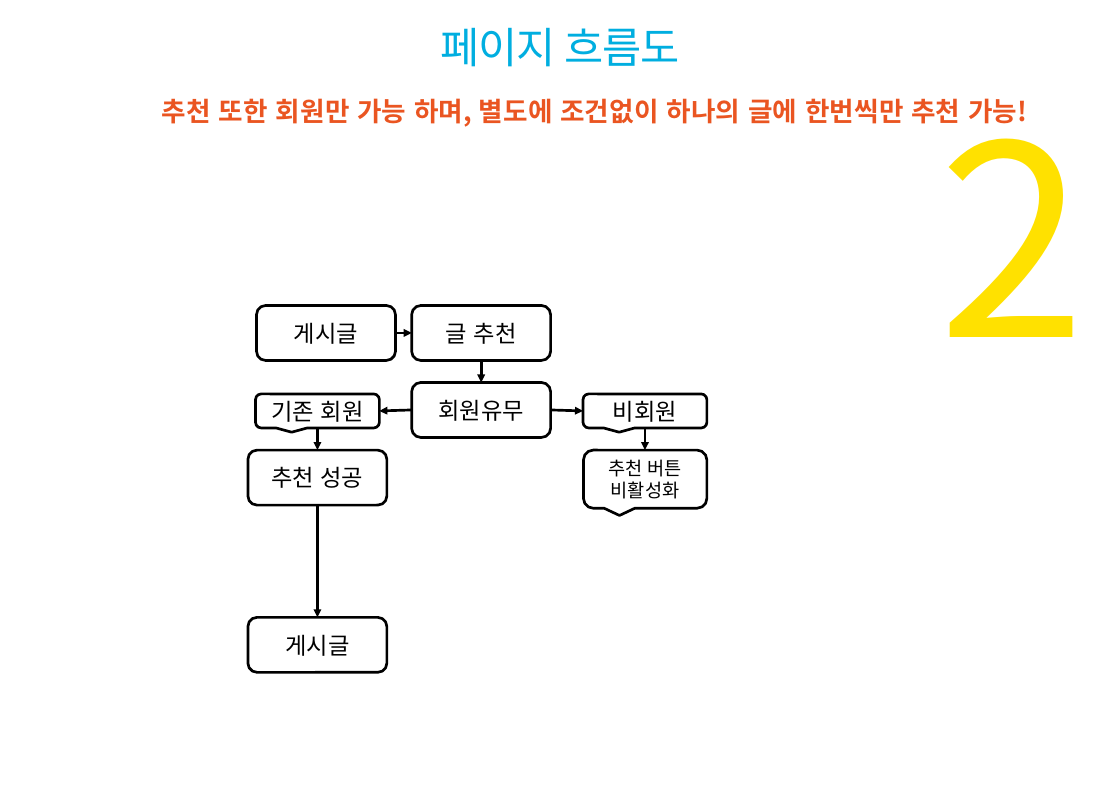
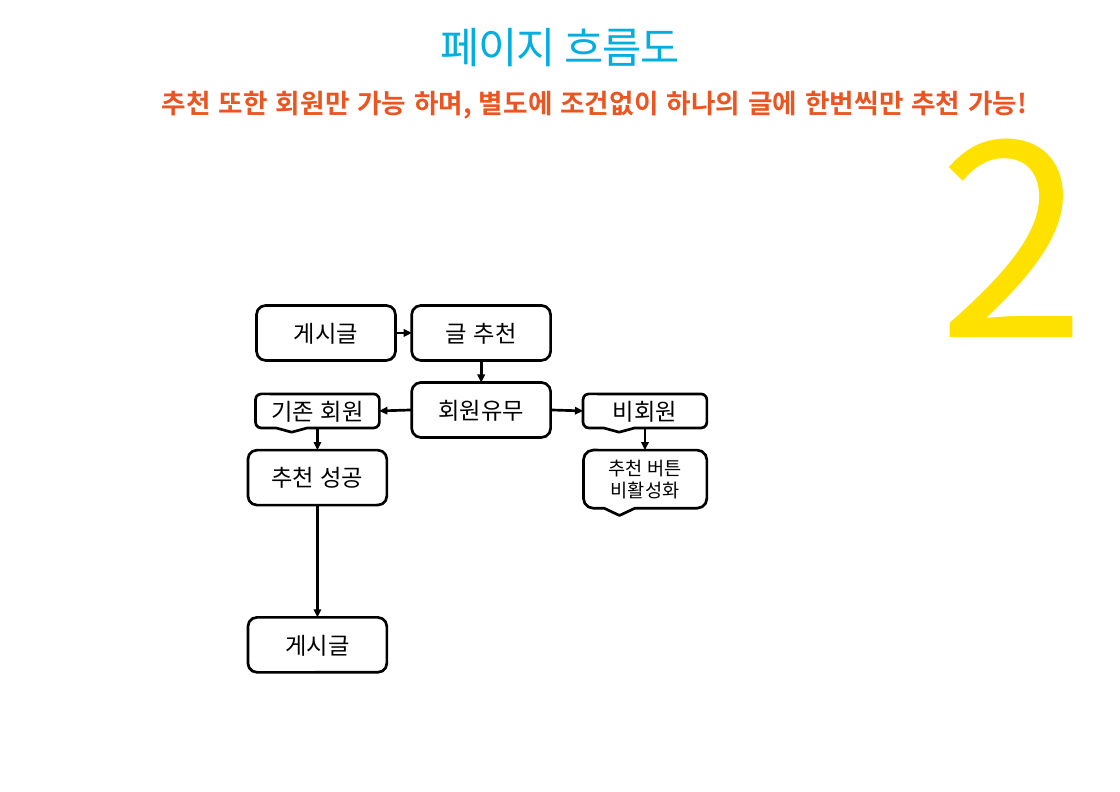
Before and after one commit to luke9349/LTNS_jsp_re, a slide deck: slide 21 of DOC/LTNS_jsp_최종.pptx. Drawn at 1120x792 pixels with LibreOffice and Linux fonts; fonts in the diff are those of the drawing; background and template pictures are left out. Boxes give left, top, right and bottom in pixels: in the first picture for what was removed or moved away, otherwise in the second. Text is boxed around its words. In the diff, an @@ line names an element or a change of style, - is before the commit and + after.

```diff
--- a/DOC/LTNS_jsp_최종.pptx
+++ b/DOC/LTNS_jsp_최종.pptx
@@ text "추천 또한 회원만 가능 하며, ...": place and size @@
-text "추천 또한 회원만 가능 하며, ..." at <box>162,98,1028,127</box>
+text "추천 또한 회원만 가능 하며, ..." at <box>162,90,1028,119</box>
```
Also in this commit, not shown: 8 other slides changed, 1 other file.
